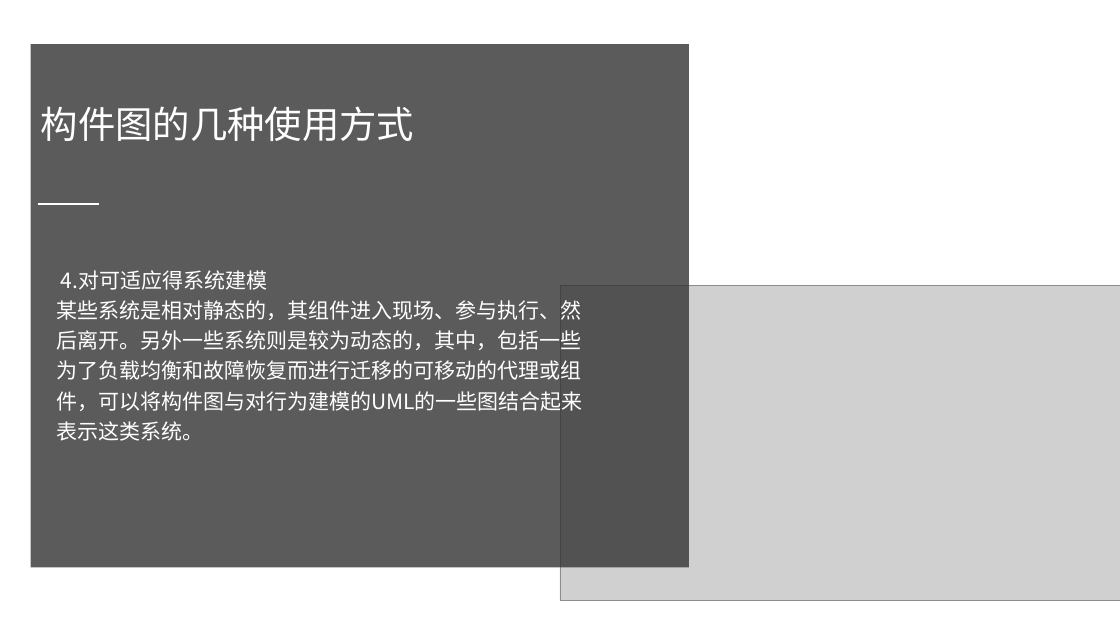
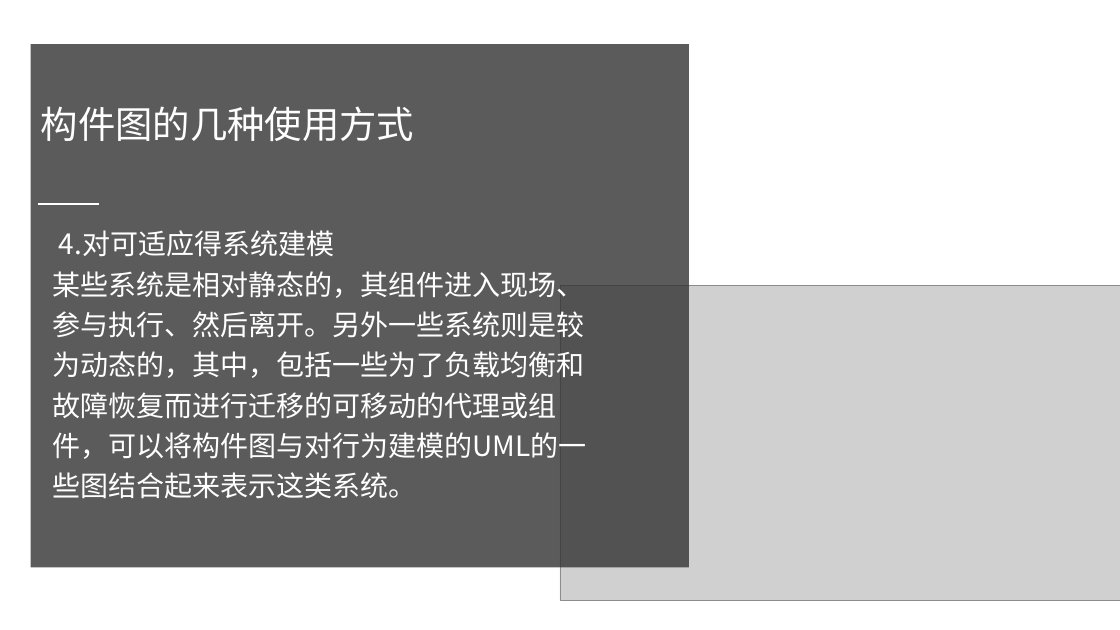
Before and after one commit to PRD2018-G10/TeachingAssistWebsiteProject, a slide deck: slide 21 of 非受控文档/2翻转PPT/PRD2018-G10-UML基础3.pptx. Drawn at 1120x630 pixels with LibreOffice and Linux fonts; fonts in the diff are those of the drawing; grey boxes stand for pictures. Boxes give left, top, right and bottom in pixels: in the first picture for what was removed or moved away, otherwise in the second. Text is boxed around its words. In the diff, an @@ line names an element or a change of style, - is before the commit and + after.

```diff
--- a/非受控文档/2翻转PPT/PRD2018-G10-UML基础3.pptx
+++ b/非受控文档/2翻转PPT/PRD2018-G10-UML基础3.pptx
@@ text "4.对可适应得系统建模": place and size @@
-text "4.对可适应得系统建模" at [56, 270, 583, 441]
+text "4.对可适应得系统建模" at [52, 230, 586, 498]
@@ text "4.对可适应得系统建模" at [52, 230, 586, 498]: size 18 to 24 pt @@
```
Also in this commit, not shown: 12 other slides changed.
